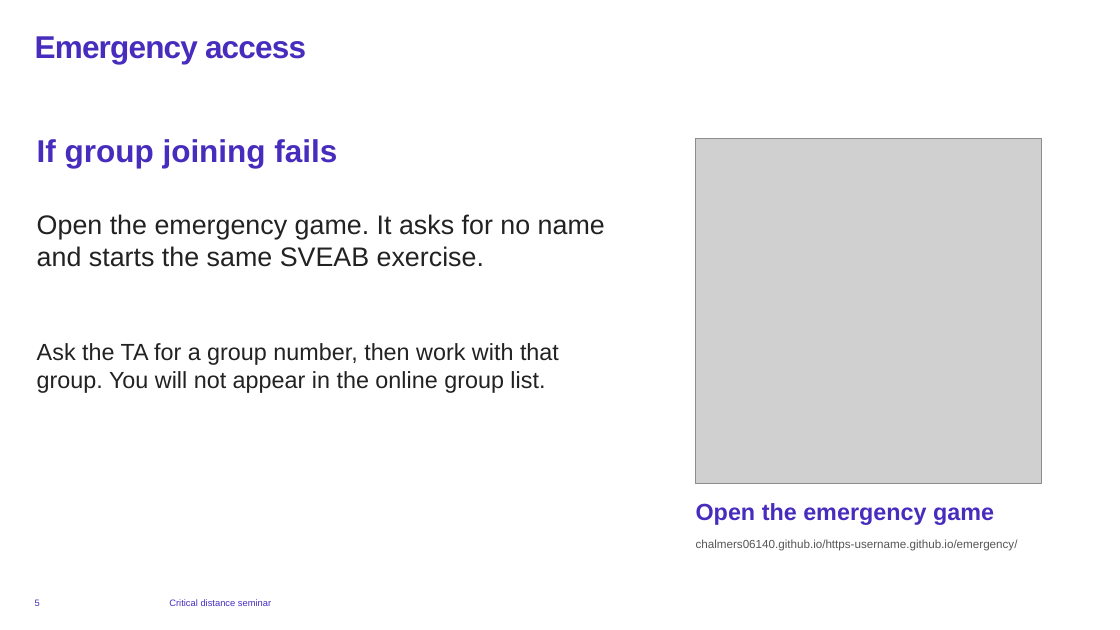
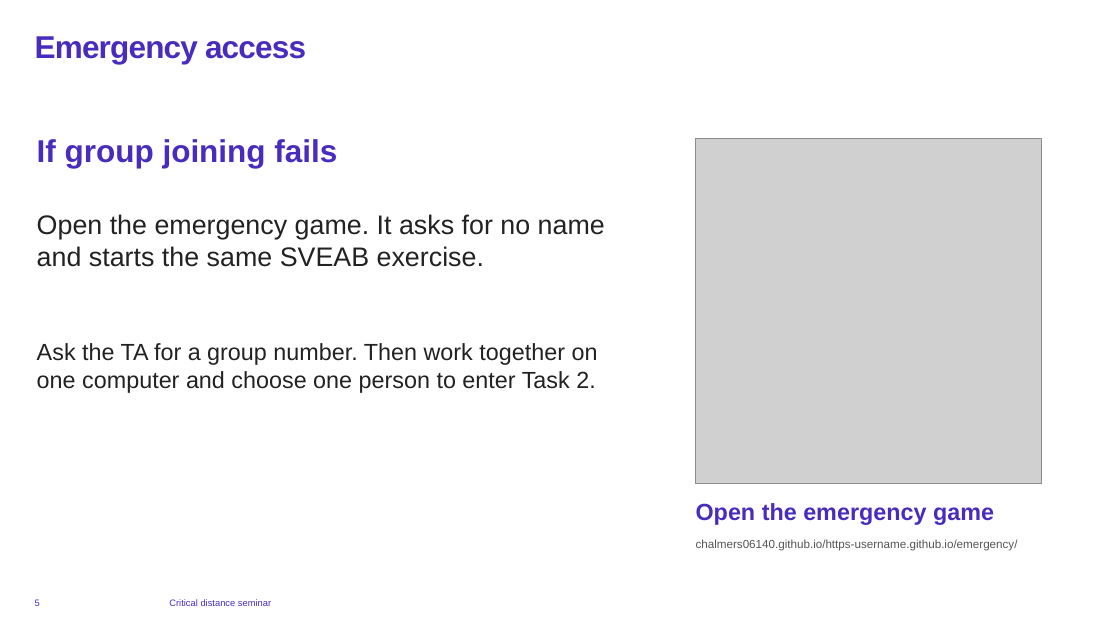
Before and after one commit to Chalmers06140/https-username.github.io, a slide deck: slide 5 of seminar/SVEAB Seminar - GitHub Pages.pptx. Drawn at 1120x630 pixels with LibreOffice and Linux fonts; fonts in the diff are those of the drawing; grey boxes stand for pictures; background and template pictures are left out. Boxes give left, top, right and bottom in pixels: in the first picture for what was removed or moved away, otherwise in the second. Text is boxed around its words. In the diff, an @@ line names an element or a change of style, - is before the commit and + after.

```diff
--- a/seminar/SVEAB Seminar - GitHub Pages.pptx
+++ b/seminar/SVEAB Seminar - GitHub Pages.pptx
@@ text at bbox=[37, 343, 598, 393]: text changed @@
-Ask the TA for a group number, then work with that group. You will not appear in the online group list.
+Ask the TA for a group number. Then work together on one computer and choose one person to enter Task 2.
```
Also in this commit, not shown: 4 other slides changed, 13 other files.
